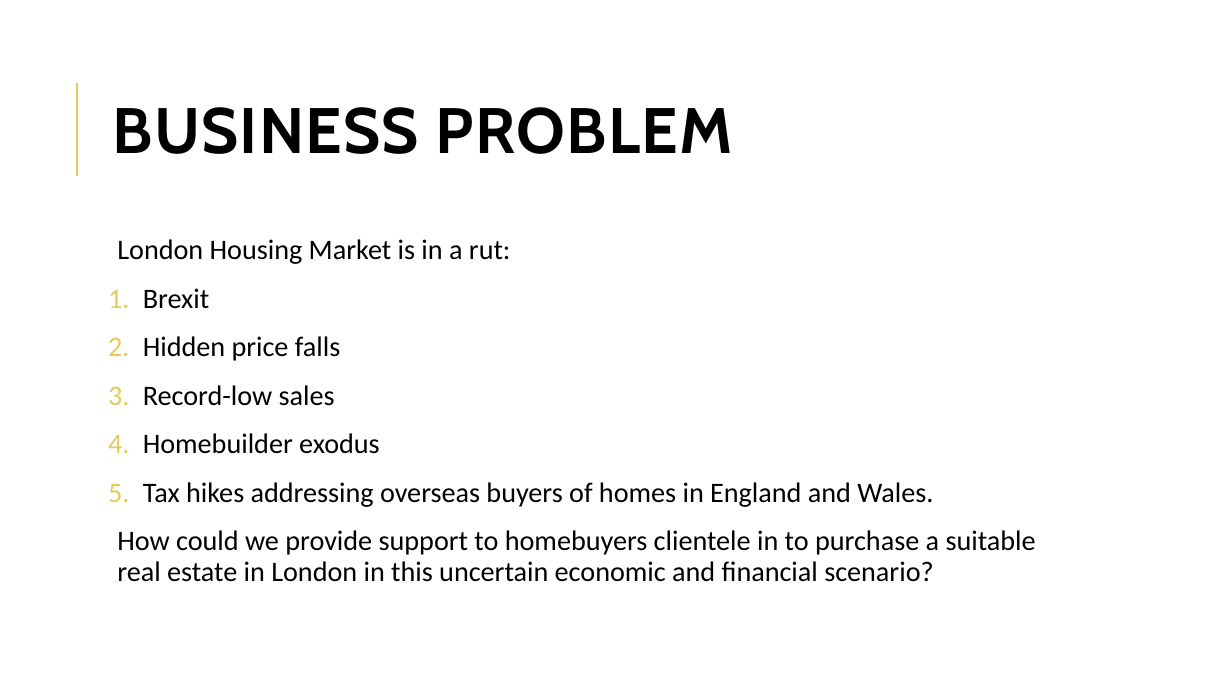
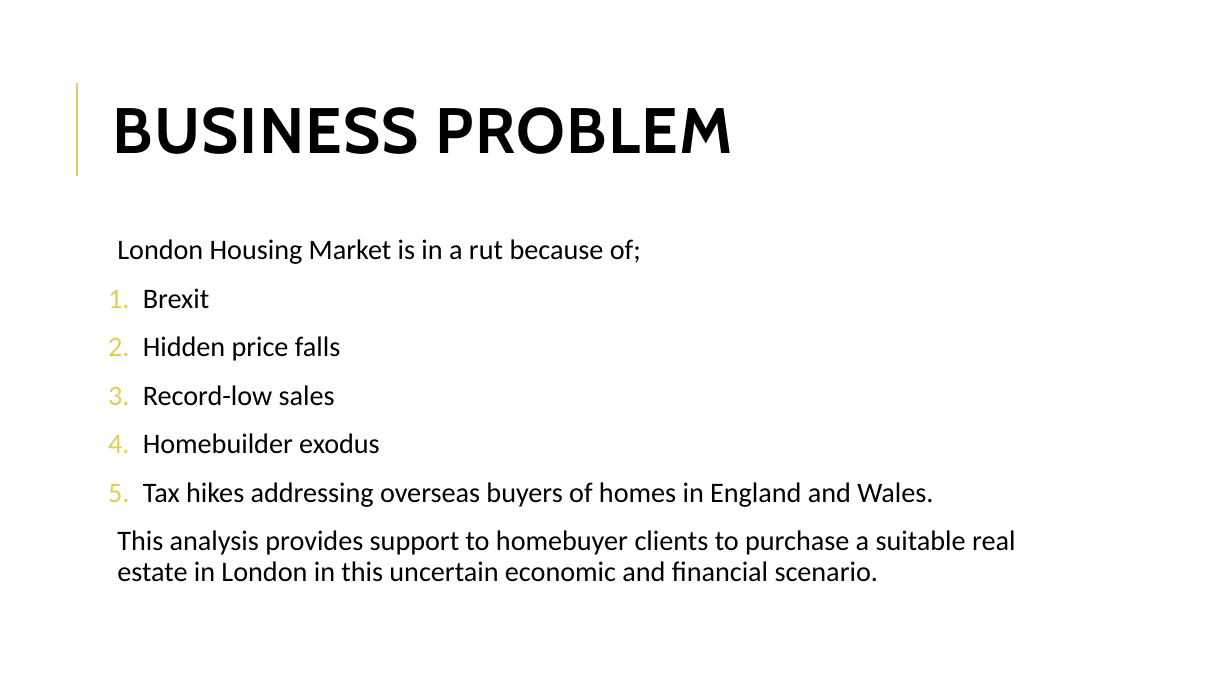
Before and after one commit to Supriyasmenon/Coursera_Capstone, a slide deck: slide 2 of CapstoneProjectPresentation.pptx. Drawn at 1232x693 pixels with LibreOffice and Linux fonts; fonts in the diff are those of the drawing. Boxes give left, top, right and bottom in pixels: in the first picture for what was removed or moved away, otherwise in the second. Text is boxed around its words. In the diff, an @@ line names an element or a change of style, - is before the commit and + after.

```diff
--- a/CapstoneProjectPresentation.pptx
+++ b/CapstoneProjectPresentation.pptx
@@ text at (x1=117, y1=239, x2=641, y2=264): text changed @@
-  London Housing Market is in a rut:
+  London Housing Market is in a rut because of;
@@ text at (x1=117, y1=530, x2=1015, y2=582): text changed @@
-  How could we provide support to homebuyers clientele in to purchase a suitable real estate in London in this uncertain economic and financial scenario?
+  This analysis provides support to homebuyer clients to purchase a suitable real estate in London in this uncertain economic and financial scenario.
```
Also in this commit, not shown: 3 other slides changed, 3 slides added, 1 other file.
